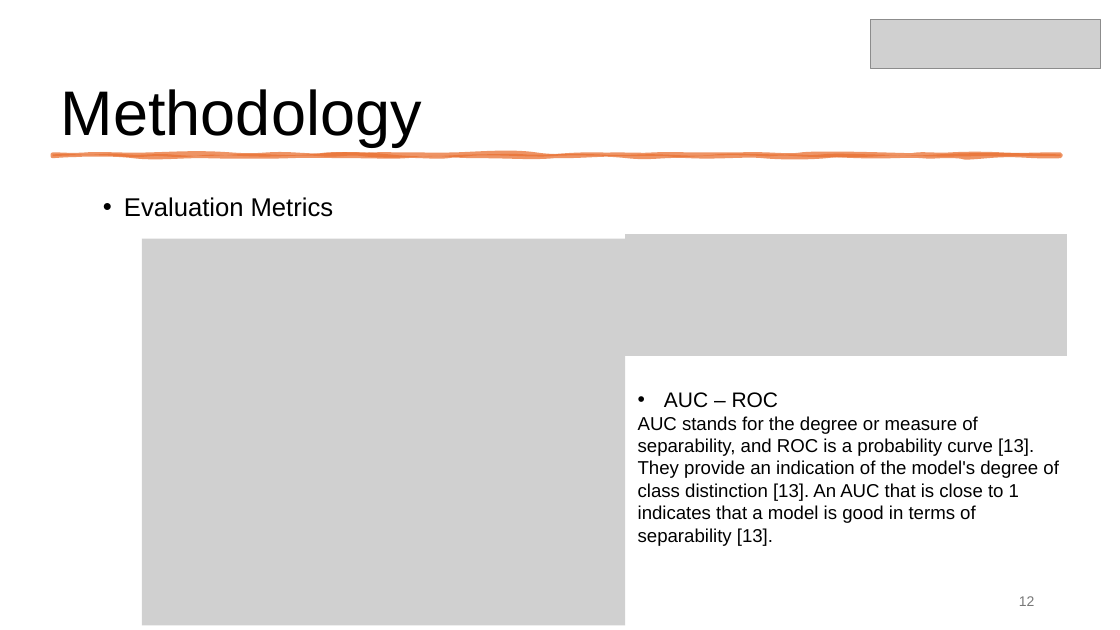
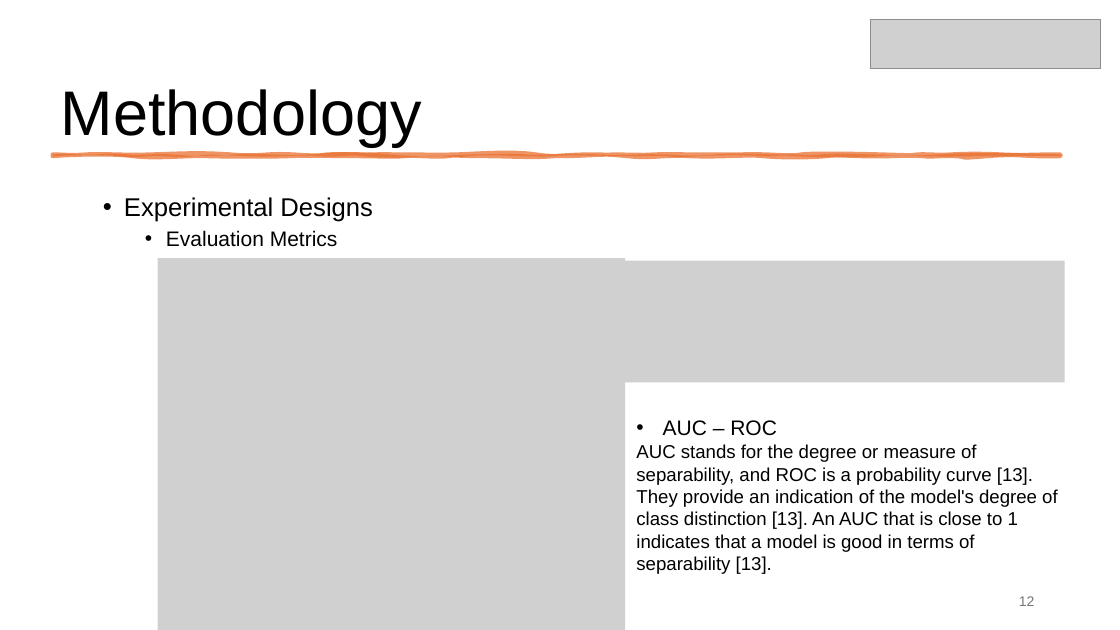
Before and after one commit to ttran15/fall_detection, a slide deck: slide 12 of Project_Slides_draft.pptx. Drawn at 1120x630 pixels with LibreOffice and Linux fonts; fonts in the diff are those of the drawing; grey boxes stand for pictures. Boxes give left, top, right and bottom in pixels: in the first picture for what was removed or moved away, otherwise in the second. Text is boxed around its words. In the diff, an @@ line names an element or a change of style, - is before the commit and + after.

```diff
--- a/Project_Slides_draft.pptx
+++ b/Project_Slides_draft.pptx
@@ text at [124,197,373,222]: paragraph added @@
+  • Experimental Designs
@@ text at [166,230,338,247]: size 22 to 18 pt in "Evaluation Metrics"; list level 2 to 3 in "Evaluation Metrics" @@
@@ picture: place and size @@
-picture at [142,239,625,625]
+picture at [158,258,626,630]
@@ picture: place and size @@
-picture at [625,234,1067,356]
+picture at [623,260,1065,382]
@@ text "AUC – ROC": place and size @@
-text "AUC – ROC" at [638,392,1059,546]
+text "AUC – ROC" at [636,420,1058,574]
```
Also in this commit, not shown: 4 other slides changed, 2 other files.
